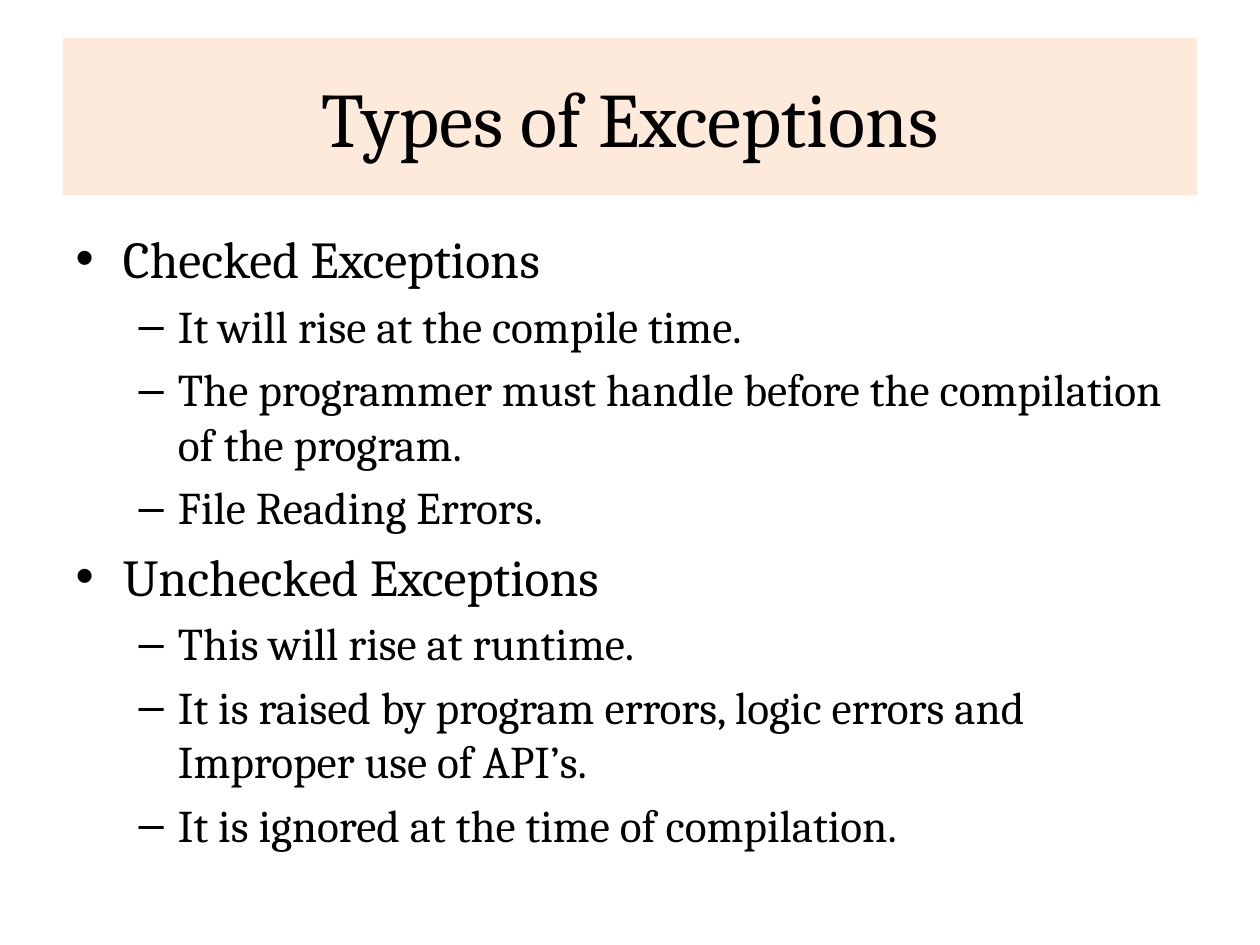
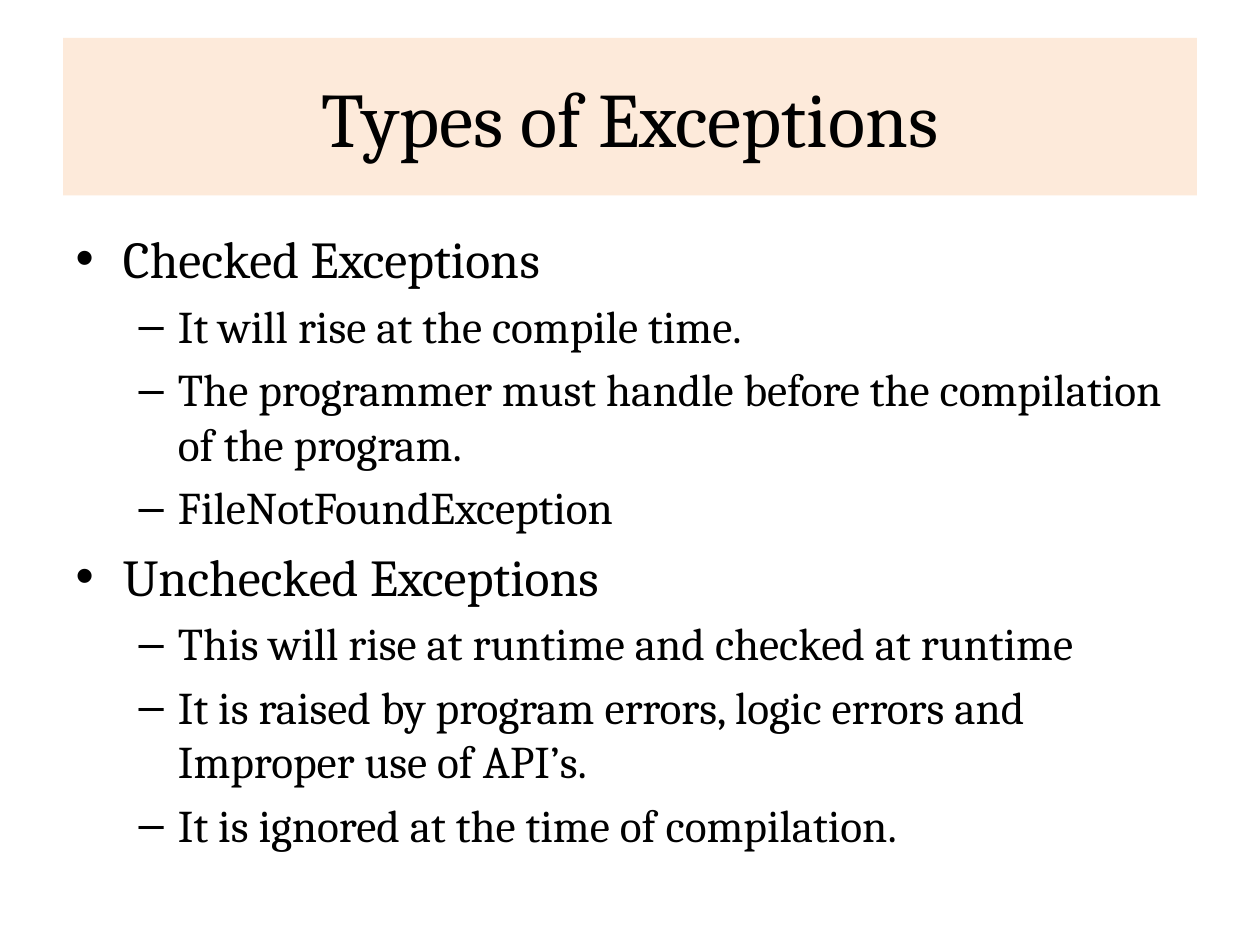
Before and after one commit to rajasekaran36/CS8392-OOPS, a slide deck: slide 6 of Presentations/Unit 3/CS8392-U3-1-Exceptions.pptx. Drawn at 1260x945 pixels with LibreOffice and Linux fonts; fonts in the diff are those of the drawing. Boxes give left, top, right and bottom in pixels: in the first picture for what was removed or moved away, otherwise in the second. Text is boxed around its words. In the diff, an @@ line names an element or a change of style, - is before the commit and + after.

```diff
--- a/Presentations/Unit 3/CS8392-U3-1-Exceptions.pptx
+++ b/Presentations/Unit 3/CS8392-U3-1-Exceptions.pptx
@@ text at <box>178,492,613,534</box>: text changed @@
-  – File Reading Errors.
+  – FileNotFoundException
@@ text at <box>178,628,1073,661</box>: text changed @@
-  – This will rise at runtime.
+  – This will rise at runtime and checked at runtime
```
Also in this commit, not shown: 2 other slides changed, 1 slide added, 7 other files.
